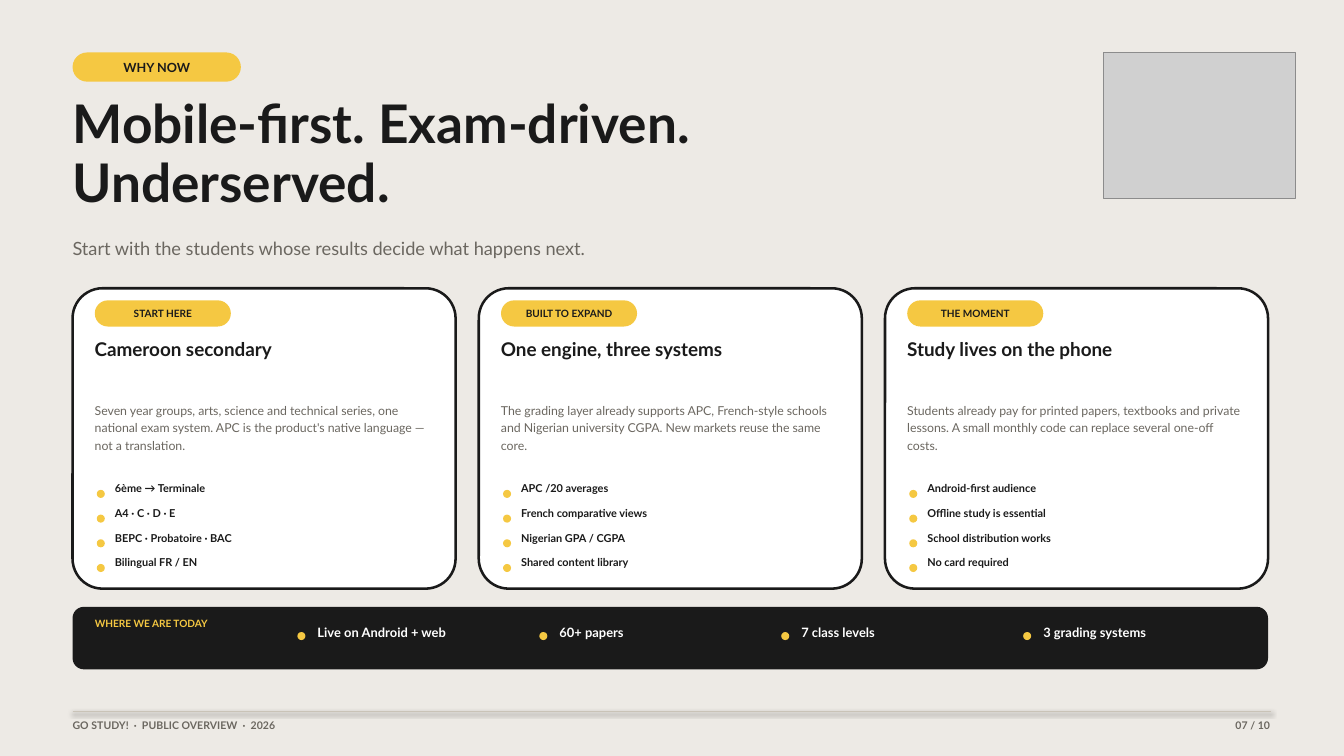
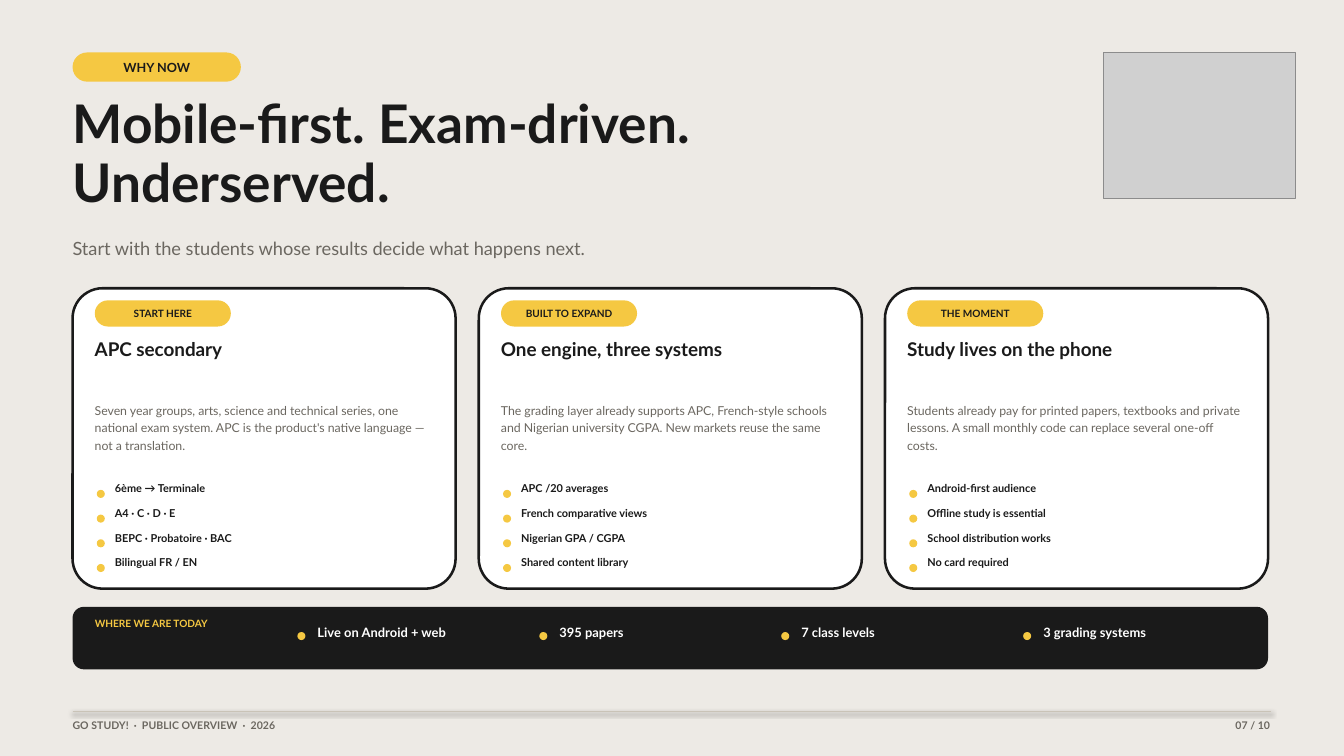
Before and after one commit to Mira-x77/grade-goal, a slide deck: slide 7 of presentations/Go-Study-Public-Overview-2026.pptx. Drawn at 1344x756 pixels with LibreOffice and Linux fonts; fonts in the diff are those of the drawing; grey boxes stand for pictures. Boxes give left, top, right and bottom in pixels: in the first picture for what was removed or moved away, otherwise in the second. Text is boxed around its words. In the diff, an @@ line names an element or a change of style, - is before the commit and + after.

Commit message:
Guidebook PDF, APC-only copy, regenerated decks
- 27-page investor guidebook (HTML source + PDF) with 14 screenshots from the shipping build
- Electron capture mode: phone-sized window, demo profile, timetable, tour/intro suppression
- Cameroon branding removed from landing page, presentations, docs, admin, AI prompt
- Public overview deck regenerated: 395 papers (2002-2027), 415 books, APC-first
- scripts/desktop/pptx-to-pdf.ps1 re-exports decks with the installed PowerPoint
- Office lock files ignored

```diff
--- a/presentations/Go-Study-Public-Overview-2026.pptx
+++ b/presentations/Go-Study-Public-Overview-2026.pptx
@@ text at [95,342,222,359]: text changed @@
-Cameroon secondary
+APC secondary
@@ text at [559,627,624,639]: text changed @@
-60+ papers
+395 papers
```
Also in this commit, not shown: 5 other slides changed, 52 other files.
